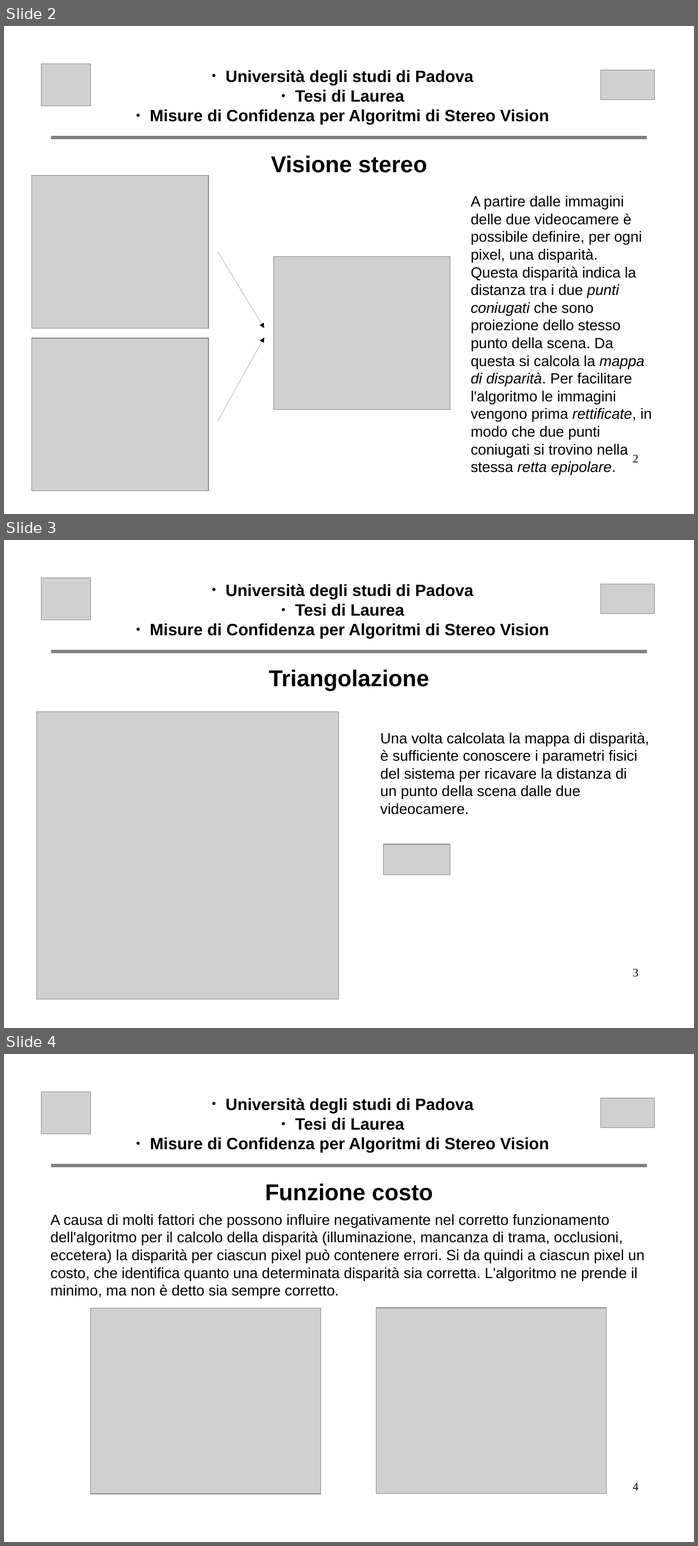
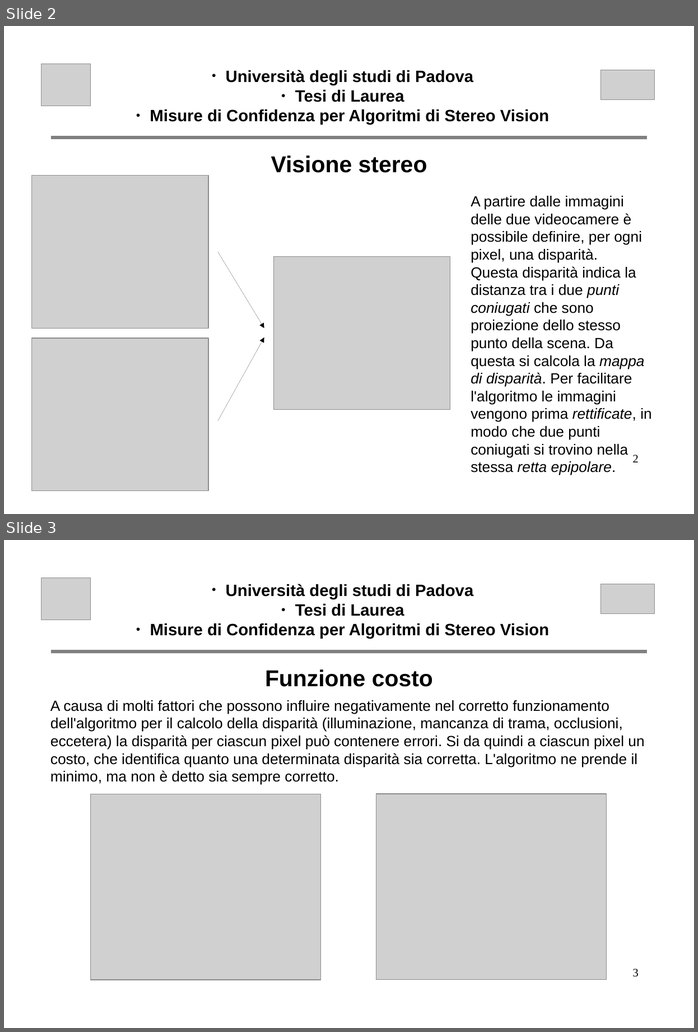
Before and after one commit to nicoladallago/Thesis, a slide deck: altro/presentazione.odp. Shown one above the other, each under a label of ours: slides 2, 3 and 4 before the commit, slides 2 and 3 after it. The pictures are 698x1546 and 698x1032 pixels, drawn with LibreOffice and Linux fonts; fonts in the diff are those of the drawing; grey boxes stand for pictures. Boxes give left, top, right and bottom in pixels: in the first picture for what was removed or moved away, otherwise in the second. Text is boxed around its words. In the diff, an @@ line names an element or a change of style, - is before the commit and + after.

Commit message:
rimossa slide triangolazione, creato salvataggio in pptx

```diff
--- a/altro/presentazione.odp
+++ b/altro/presentazione.odp
@@ slide 3 removed at [4,540,694,1028], background #FFFFFF @@
@@ picture removed at [41,578,91,620] @@
@@ text removed at [150,584,549,639] @@
-● Università degli studi di Padova
-● Tesi di Laurea
-● Misure di Confidenza per Algoritmi di Stereo Vision
@@ picture removed at [602,584,655,614] @@
@@ line removed from (52, 651) to (646, 651) @@
@@ text removed at [269,669,429,691] @@
-Triangolazione
@@ picture removed at [36,712,339,999] @@
@@ text removed at [380,732,649,814] @@
-Una volta calcolata la mappa di disparità,
-è sufficiente conoscere i parametri fisici
-del sistema per ricavare la distanza di
-un punto della scena dalle due
-videocamere.
@@ picture removed at [384,844,450,875] @@
@@ page number removed at [633,968,638,977] @@
-3
@@ what was slide 4 is now slide 3 @@
@@ page number at [633,968,638,977]: text changed @@
-4
+3
```
Also in this commit, not shown: 2 other files.
